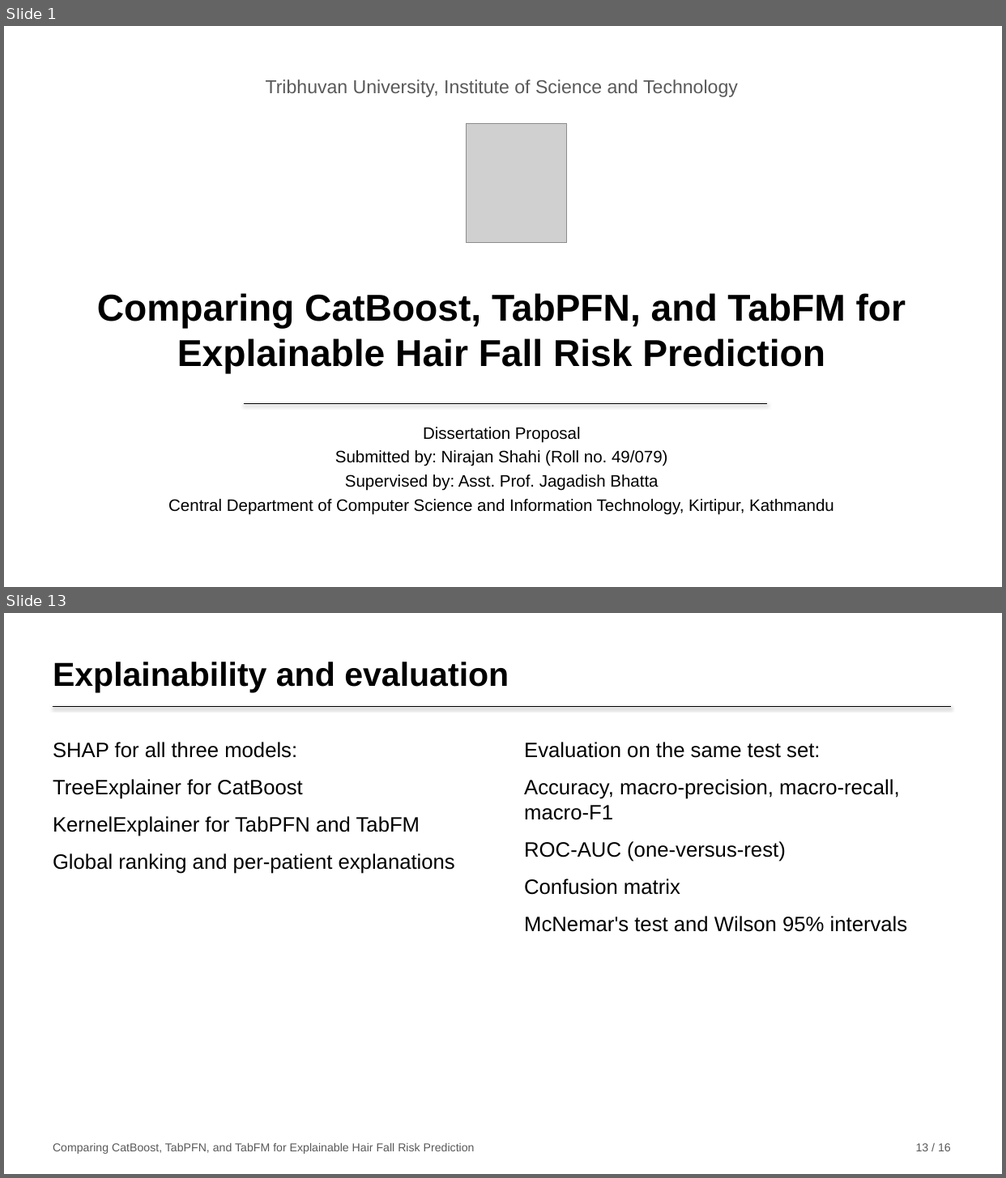
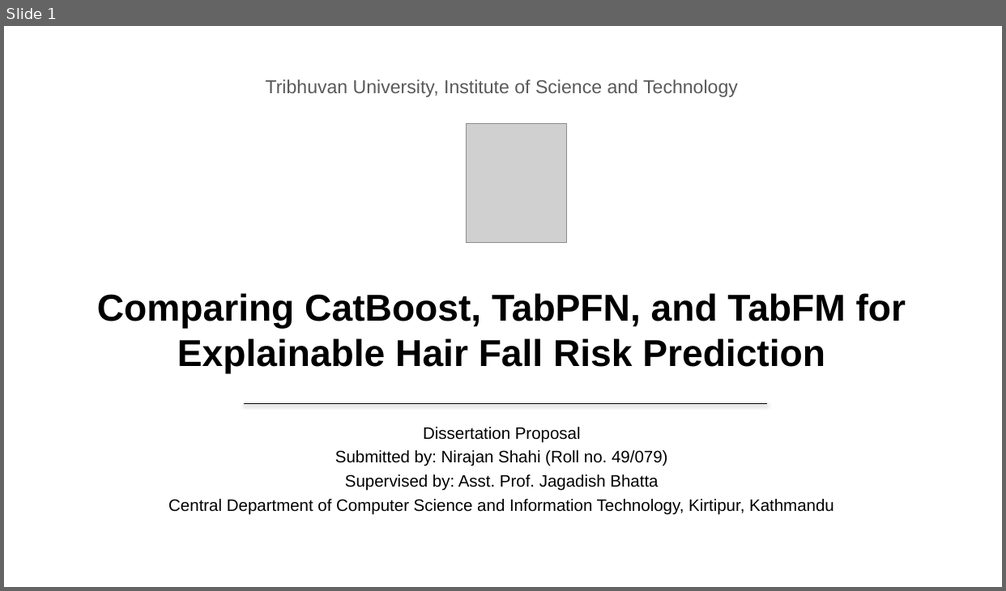
Before and after one commit to nirajanS1211/Hairfall-Thesis, a slide deck: Thesis_Final/Presentation/Hairfall_Presentation.pptx. Shown one above the other, each under a label of ours: slides 1 and 13 before the commit, slide 1 after it; the slides between them are not shown. The pictures are 1006x1178 and 1006x591 pixels, drawn with LibreOffice and Linux fonts; fonts in the diff are those of the drawing; grey boxes stand for pictures. Boxes give left, top, right and bottom in pixels: in the first picture for what was removed or moved away, otherwise in the second. Text is boxed around its words. In the diff, an @@ line names an element or a change of style, - is before the commit and + after.

```diff
--- a/Thesis_Final/Presentation/Hairfall_Presentation.pptx
+++ b/Thesis_Final/Presentation/Hairfall_Presentation.pptx
@@ slide 13 removed at bbox=[4, 613, 1002, 1174], background #FFFFFF @@
@@ text removed at bbox=[53, 662, 509, 692] @@
-Explainability and evaluation
@@ line removed from (53, 707) to (951, 707) @@
@@ text removed at bbox=[53, 742, 455, 874] @@
-SHAP for all three models:
-TreeExplainer for CatBoost
-KernelExplainer for TabPFN and TabFM
-Global ranking and per-patient explanations
@@ text removed at bbox=[524, 742, 908, 932] @@
-Evaluation on the same test set:
-Accuracy, macro-precision, macro-recall, macro-F1
-ROC-AUC (one-versus-rest)
-Confusion matrix
-McNemar's test and Wilson 95% intervals
@@ text removed at bbox=[53, 1144, 475, 1154] @@
-Comparing CatBoost, TabPFN, and TabFM for Explainable Hair Fall Risk Prediction
@@ text removed at bbox=[916, 1144, 951, 1152] @@
-13 / 16
```
Also in this commit, not shown: 13 slides changed, 1 other slide removed, 2 other files.
